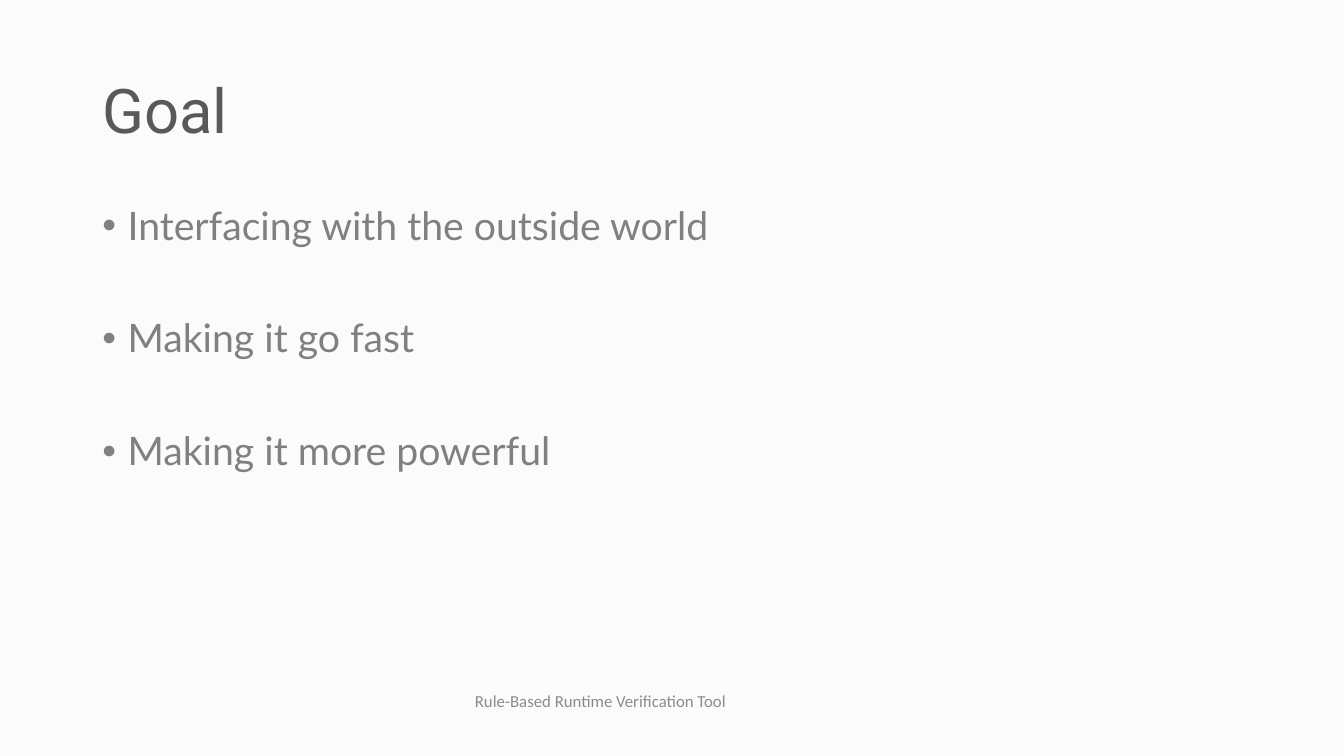
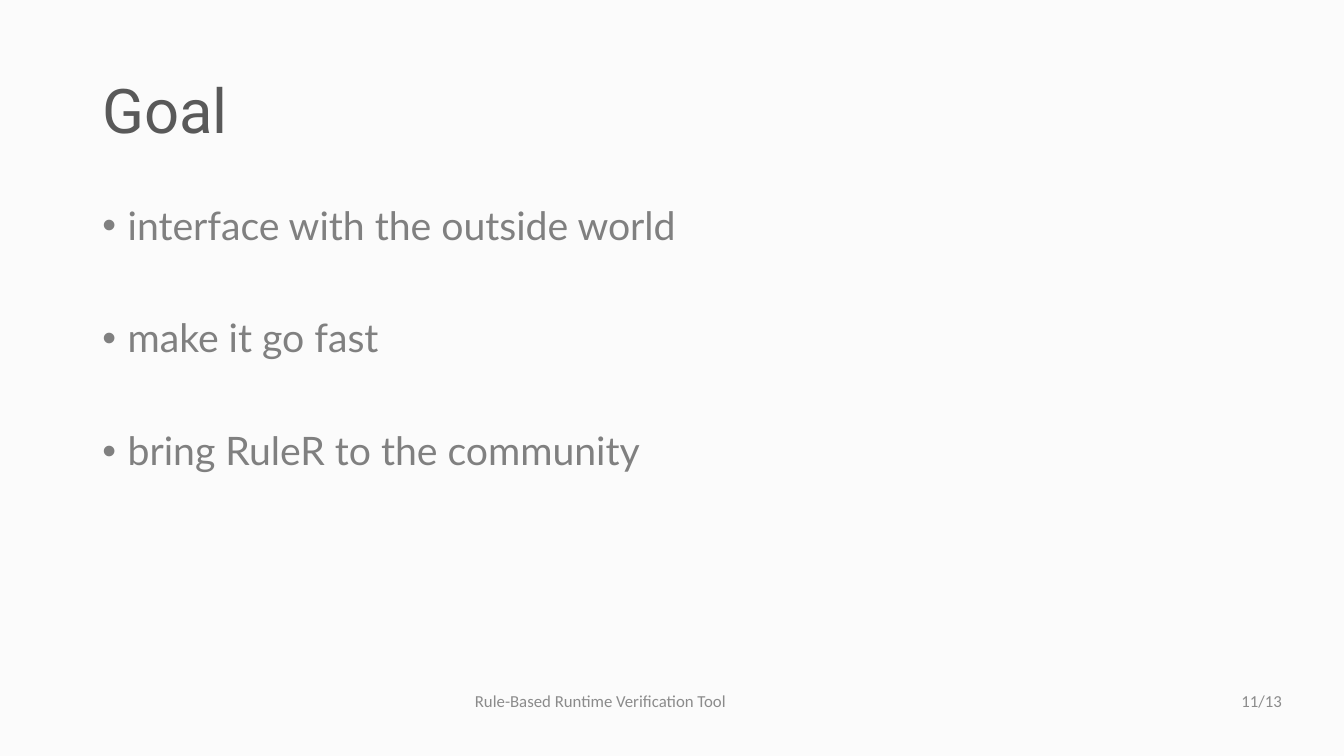
Before and after one commit to selig/ruler2, a slide deck: slide 11 of Seminar/Rule-Based Runtime Verification Tool.pptx. Drawn at 1344x756 pixels with LibreOffice and Linux fonts; fonts in the diff are those of the drawing; background and template pictures are left out. Boxes give left, top, right and bottom in pixels: in the first picture for what was removed or moved away, otherwise in the second. Text is boxed around its words. In the diff, an @@ line names an element or a change of style, - is before the commit and + after.

```diff
--- a/Seminar/Rule-Based Runtime Verification Tool.pptx
+++ b/Seminar/Rule-Based Runtime Verification Tool.pptx
@@ text at <box>128,211,676,472</box>: text changed @@
-• Interfacing with the outside world
-• Making it go fast
-• Making it more powerful
+• interface with the outside world
+• make it go fast
+• bring RuleR to the community
@@ page number added at <box>1241,695,1281,708</box>, 12 pt, text #8C8C8C @@
+11/13
```
Also in this commit, not shown: 9 other slides changed, 1 slide added, 1 slide removed, 1 other file.
